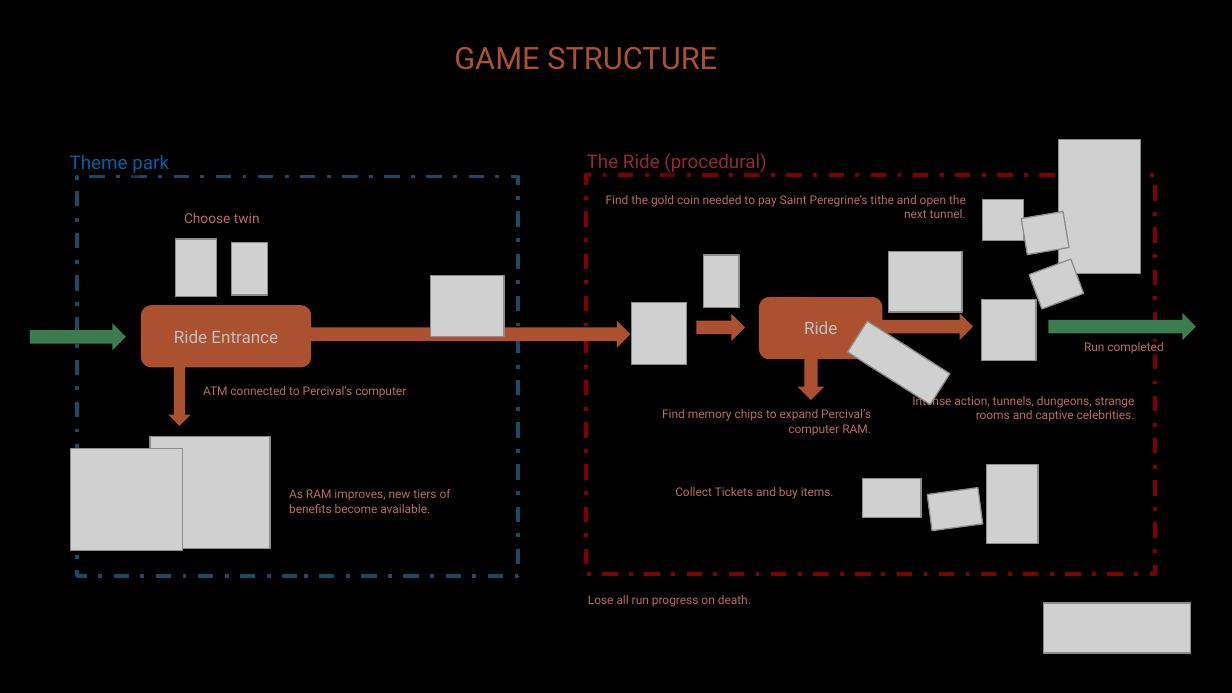
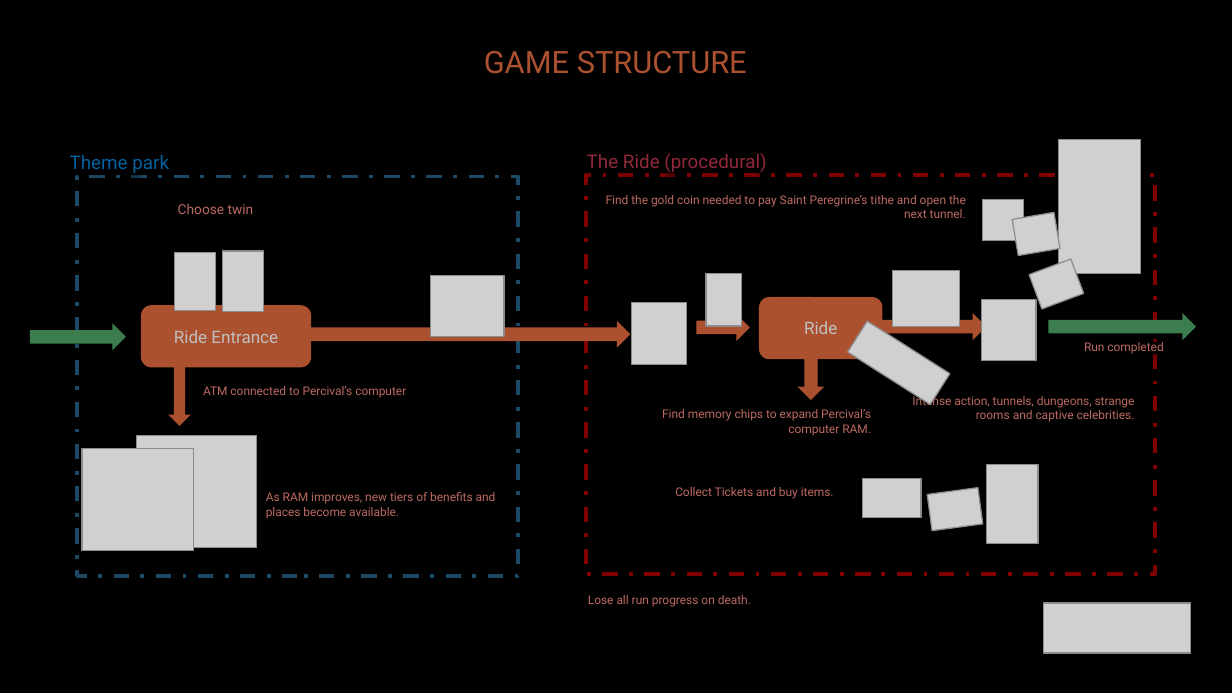
Before and after one commit to diegohcanepa/Remizione, a slide deck: slide 7 of Pitch Deck.pptx. Drawn at 1232x693 pixels with LibreOffice and Linux fonts; fonts in the diff are those of the drawing; grey boxes stand for pictures; background and template pictures are left out. Boxes give left, top, right and bottom in pixels: in the first picture for what was removed or moved away, otherwise in the second. Text is boxed around its words. In the diff, an @@ line names an element or a change of style, - is before the commit and + after.

Commit message:
Updated pitch deck.

```diff
--- a/Pitch Deck.pptx
+++ b/Pitch Deck.pptx
@@ text "GAME STRUCTURE": place and size @@
-text "GAME STRUCTURE" at box(454, 47, 717, 70)
+text "GAME STRUCTURE" at box(484, 51, 747, 74)
@@ text "Choose twin": place and size @@
-text "Choose twin" at box(184, 212, 260, 223)
+text "Choose twin" at box(178, 204, 254, 214)
@@ picture: place and size @@
-picture at box(1021, 211, 1068, 255)
+picture at box(1012, 212, 1060, 256)
@@ picture: place and size @@
-picture at box(176, 239, 217, 297)
+picture at box(175, 253, 216, 310)
@@ picture added at box(222, 251, 262, 312) @@
@@ picture removed at box(232, 243, 267, 296) @@
@@ picture: place and size @@
-picture at box(703, 255, 739, 308)
+picture at box(706, 274, 742, 326)
@@ picture: place and size @@
-picture at box(888, 251, 962, 312)
+picture at box(892, 271, 960, 326)
@@ right arrow: place and size @@
-right arrow at box(696, 314, 744, 341)
+right arrow at box(696, 314, 749, 341)
@@ right arrow: place and size @@
-right arrow at box(864, 313, 972, 340)
+right arrow at box(864, 313, 986, 340)
@@ picture: place and size @@
-picture at box(70, 448, 182, 549)
+picture at box(83, 448, 195, 549)
@@ picture: place and size @@
-picture at box(150, 436, 270, 548)
+picture at box(137, 435, 256, 547)
@@ text at box(266, 492, 496, 519): text changed @@
-As RAM improves, new tiers of benefits become available.
+As RAM improves, new tiers of benefits and places become available.
```
Also in this commit, not shown: 5 other slides changed.
